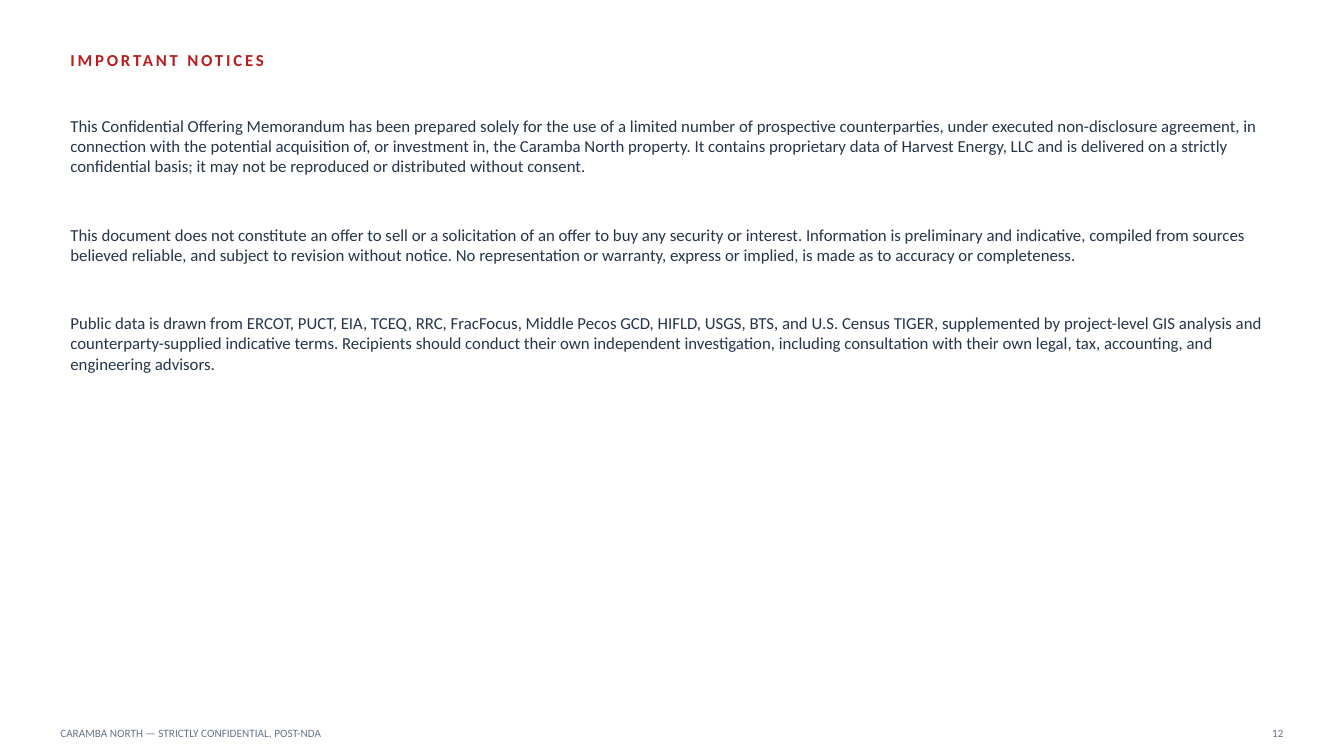
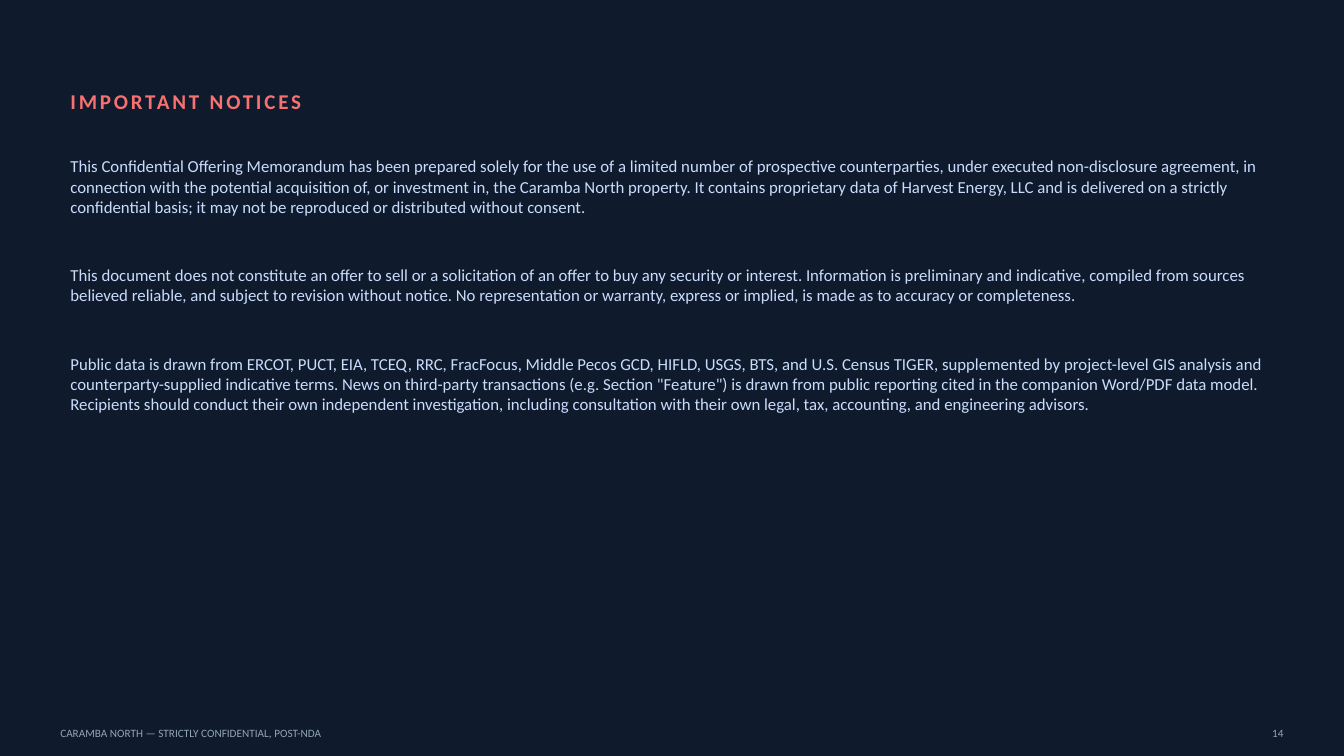
Before and after one commit to 10thMuses/lrp-tx-gis, a slide deck: slide 14 of outputs/reports/Caramba-North-OM-PostNDA.pptx (slide 12 before the commit). Drawn at 1344x756 pixels with LibreOffice and Linux fonts; fonts in the diff are those of the drawing. Boxes give left, top, right and bottom in pixels: in the first picture for what was removed or moved away, otherwise in the second. Text is boxed around its words. In the diff, an @@ line names an element or a change of style, - is before the commit and + after.

```diff
--- a/outputs/reports/Caramba-North-OM-PostNDA.pptx
+++ b/outputs/reports/Caramba-North-OM-PostNDA.pptx
@@ background #FFFFFF to #0F1B2D @@
@@ text "IMPORTANT NOTICES" moved from (x1=60, y1=42, x2=1069, y2=78) to (x1=60, y1=76, x2=1170, y2=126) @@
@@ text "IMPORTANT NOTICES" at (x1=60, y1=76, x2=1170, y2=126): size 12 to 15 pt, text colour #B91C1C to #F87171 @@
@@ text "This Confidential Offering Memorandum has ..." moved from (x1=70, y1=120, x2=1262, y2=373) to (x1=70, y1=160, x2=1262, y2=413) @@
@@ text at (x1=70, y1=160, x2=1256, y2=304): text colour #24354C to #CADCFC in "This Confidential Offering Memorandum has been prepared ...", "This document does not constitute an offer ..." @@
@@ text at (x1=70, y1=358, x2=1262, y2=413): text changed; text colour #24354C to #CADCFC @@
-Public data is drawn from ERCOT, PUCT, EIA, TCEQ, RRC, FracFocus, Middle Pecos GCD, HIFLD, USGS, BTS, and U.S. Census TIGER, supplemented by project-level GIS analysis and counterparty-supplied indicative terms. Recipients should conduct their own independent investigation, including consultation with their own legal, tax, accounting, and engineering advisors.
+Public data is drawn from ERCOT, PUCT, EIA, TCEQ, RRC, FracFocus, Middle Pecos GCD, HIFLD, USGS, BTS, and U.S. Census TIGER, supplemented by project-level GIS analysis and counterparty-supplied indicative terms. News on third-party transactions (e.g. Section "Feature") is drawn from public reporting cited in the companion Word/PDF data model. Recipients should conduct their own independent investigation, including consultation with their own legal, tax, accounting, and engineering advisors.
@@ text "CARAMBA NORTH — STRICTLY CONFIDENTIAL, ..." at (x1=60, y1=730, x2=321, y2=738): text colour #64748B to #94A3B8 @@
@@ text at (x1=1272, y1=730, x2=1283, y2=737): text changed; text colour #64748B to #94A3B8 @@
-12
+14
```
Also in this commit, not shown: 11 other slides changed, 2 slides added, 8 other files.
